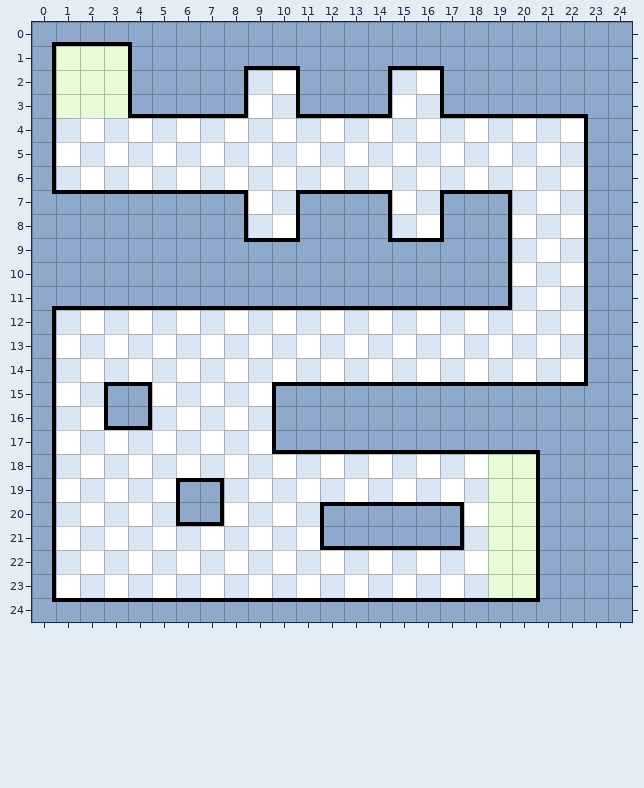
One commit to this Tiled map: assets/MapaNivelMedio.tmx. That is the earlier state.
Cells are 32x32 px. Shown: x 0..24, y 0..24.
Now the later version:
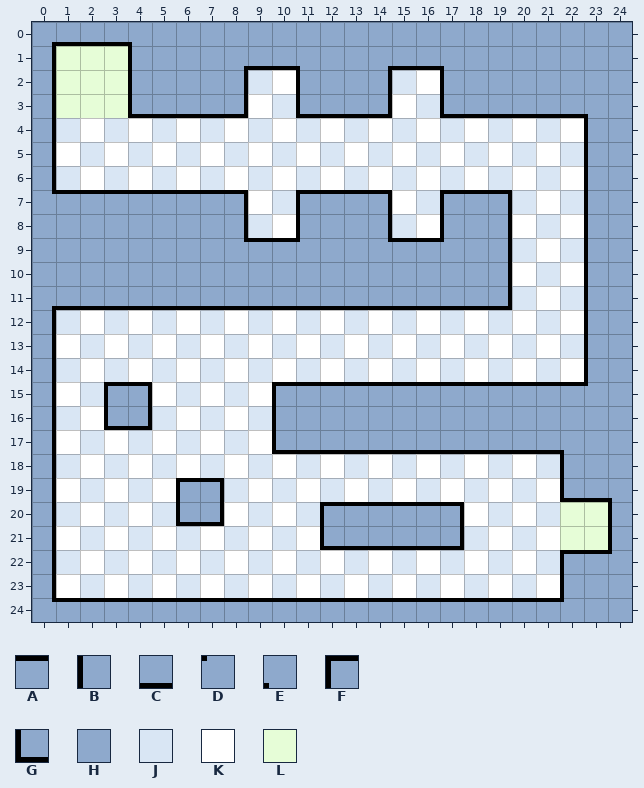
Key: from "Obstaculo1": A 0, B 0 flipped on the diagonal, C 0 flipped up-down; from "Obstaculo2": D 0, E 0 turned 270; from "Obstaculo3": F 0 turned 180, G 0 turned 90; from "SueloFondo": H 0; from "SueloGris": J 0; from "SueloGrisOscuro": K 0; from "SueloMetaJugador": L 0.
_ is an empty cell.
Tiles replaced or removed in this view: B, D, E, H, L.
Commit: Cambio un poco el mapa medio y añado mas enemigos
The exact change:
Changed rows in their new state; . is an unchanged cell.
Layer "Suelo":
first column x 19:
18 JKJ..
19 KJK..
20 JKJLL
21 KJKLL
22 JKJ..
23 KJK..
Layer "Paredes":
first column x 21:
17 CE..
18 _B..
19 _GCE
20 ___B
21 ___B
22 _FAD
23 _B..
24 AD..
